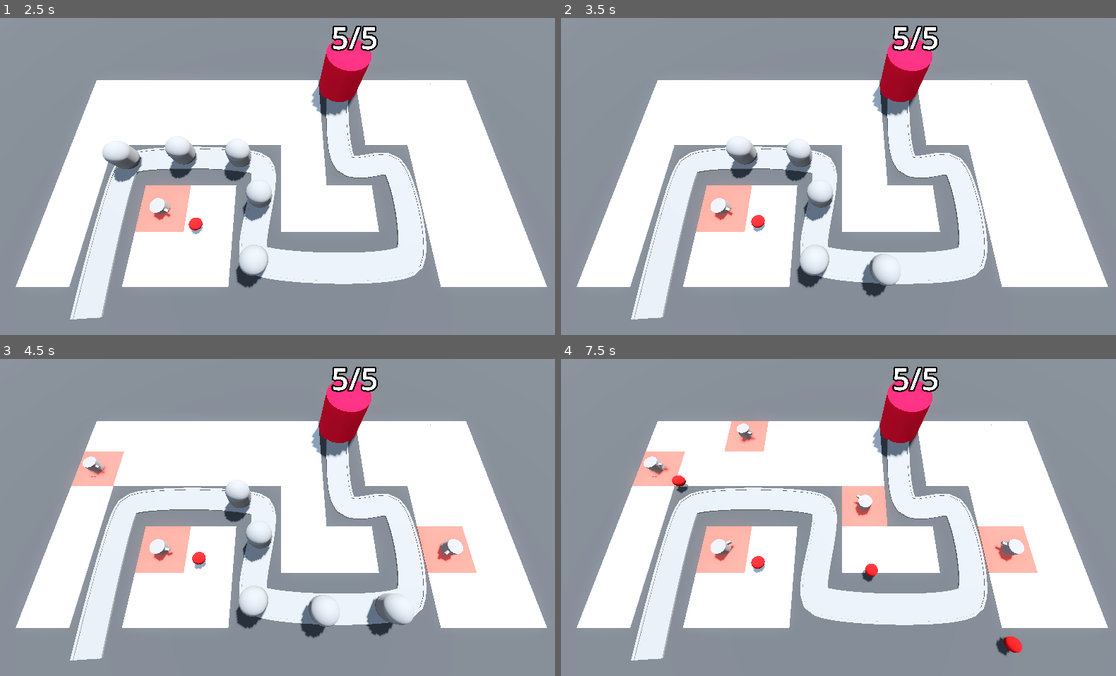
Above: before the commit, frames 1-4 (two rows, left to right).
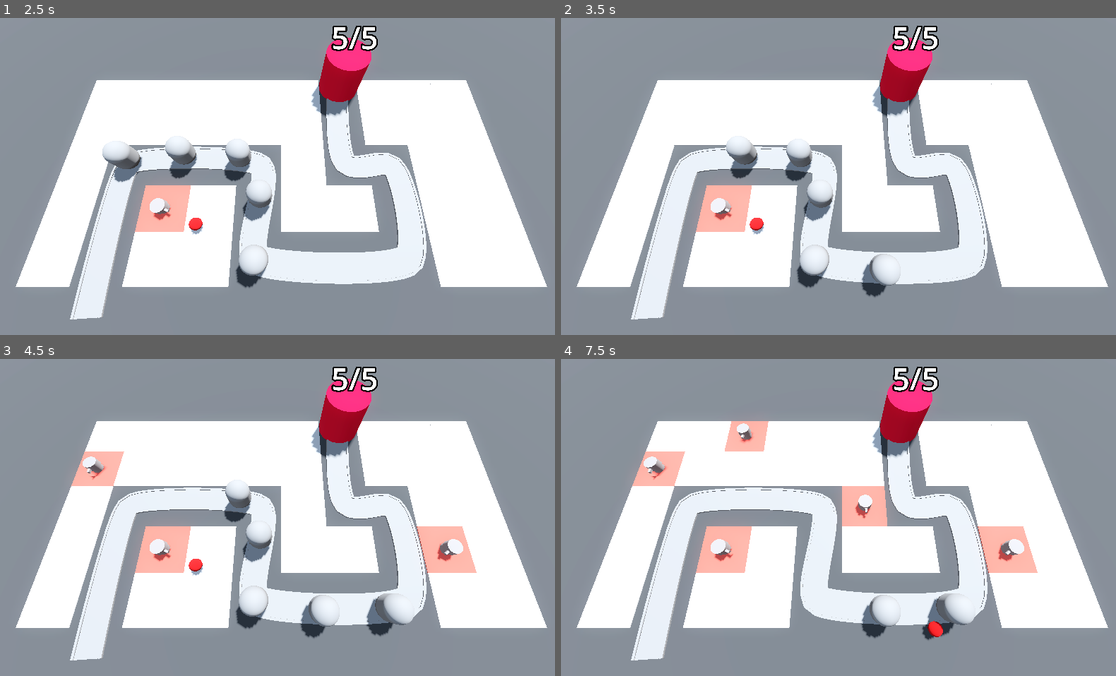
Above: after the commit, the same moments.

Repository: DTNevaeha/TD_Game
Game: Godot game, scene res://BaseLevel.tscn
Same seed, same stepped clock (60 frames per second), same inputs: the game is played once before the commit and once after it.
Inputs (mouse positions are in pixels of both pictures, inside the frame that each line leads up to):
- Up to frame 1 (2.5 s): move the mouse to (405, 160) at 0.52 s; click (405, 160) at 0.6 s; move the mouse to (166, 192) at 1.27 s; click (166, 192) at 1.35 s; move the mouse to (338, 106) at 2.02 s; click (338, 106) at 2.1 s
- Up to frame 2 (3.5 s): move the mouse to (816, 239) at 2.77 s; click (816, 239) at 2.85 s
- Up to frame 3 (4.5 s): move the mouse to (449, 565) at 3.52 s; click (449, 565) at 3.6 s; move the mouse to (111, 469) at 4.27 s; click (111, 469) at 4.35 s
- Up to frame 4 (7.5 s): move the mouse to (871, 517) at 5.02 s; click (871, 517) at 5.1 s; move the mouse to (755, 438) at 5.77 s; click (755, 438) at 5.85 s; move the mouse to (966, 501) at 6.52 s; click (966, 501) at 6.6 s; move the mouse to (727, 533) at 7.27 s; click (727, 533) at 7.35 s

Frame 1 is identical in both runs. In frame 2, less than 0.1% of the frame differs, in the area x 29-37%, y 59-69%; in frame 3, 0.2%; in frame 4, 1.7%, in the area x 15-84%, y 22-94%.

Commit message:
Turret can now kill enemy, change targets, and have a specified distance

Diff:
--- a/Turret/turret.gd
+++ b/Turret/turret.gd
@@ -1,19 +1,37 @@
 extends Node3D
 
 @export var projectile: PackedScene
+@export var turret_range := 10.0
+
 
 var enemy_path: Path3D
+var target: PathFollow3D
 
 @onready var turret_top: MeshInstance3D = $TurretBase/TurretTop
 
 
 func _physics_process(_delta: float) -> void:
-    var enemy = enemy_path.get_children().back()
-    look_at(enemy.global_position, Vector3.UP, true) # True uses the model front
+    target = find_best_target()
+    if target:
+        look_at(target.global_position, Vector3.UP, true) # True uses the model front
 
 
 func _on_timer_timeout() -> void:
-    var shot = projectile.instantiate()
-    add_child(shot)
-    shot.global_position = turret_top.global_position
-    shot.direction = global_transform.basis.z # Basis.z makes it so the turret fires in the direction the turret faces.
+    if target:
+        var shot = projectile.instantiate()
+        add_child(shot)
+        shot.global_position = turret_top.global_position
+        shot.direction = global_transform.basis.z # Basis.z makes it so the turret fires in the direction the turret faces.
+
+
+func find_best_target() -> PathFollow3D:
+    var best_target = null
+    var best_progress = 0
+    for enemy in enemy_path.get_children():
+        if enemy is PathFollow3D:
+            if enemy.progress > best_progress: # If one enemy is closer to the end than the others...
+                var distance := global_position.distance_to(enemy.global_position)
+                if distance < turret_range:
+                    best_target = enemy # Update to enemy that has the most progress
+                    best_progress = enemy.progress
+    return best_target
